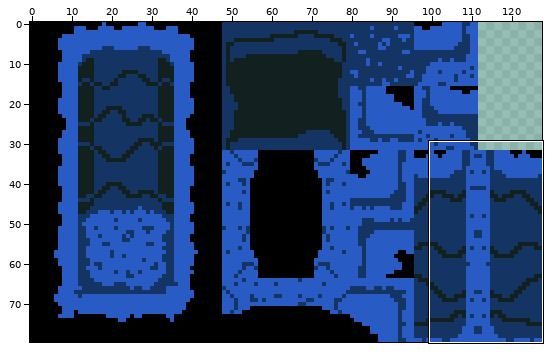
File history of a pixel-art file, assets/tilesets/blue.aseprite. The picture above shows the old version from afar; the outline marks the close-up.
Close-up. Before:
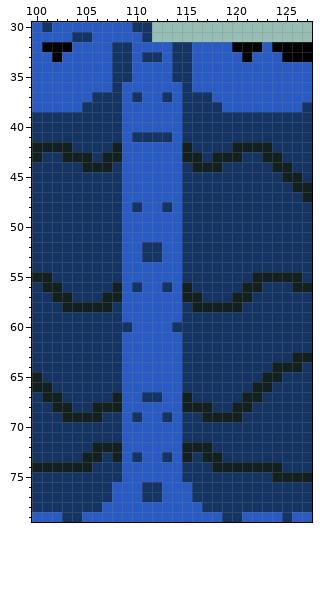
128x80 pixels, 1 frame. Shown: x 100..127, y 30..79.
The same view after the edit:
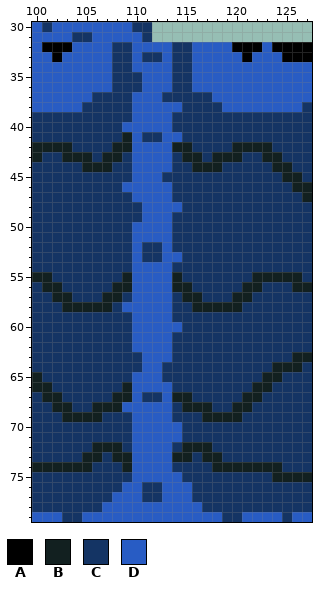
Palette (. is transparent): A #000000  B #122020  C #143464  D #285cc4
What changed:
y 35: x 110 D -> C
y 36: x 109..110 DD -> CC; x 114 D -> C
y 37: x 109..110 DC -> CD; x 114 D -> C
y 38: x 109 D -> C
y 39: x 109 D -> C; x 114 D -> C
y 40: x 114 D -> C
y 41: x 109..110 DC -> BD; x 113 C -> D
y 42: x 109 D -> B; x 114 D -> B
y 43..44: x 109 D -> C; x 114 D -> C
y 45: x 109 D -> C; x 113..114 DD -> CC
y 46: x 114 D -> C
y 47: x 109 D -> C; x 114 D -> C
y 48: x 109 D -> C; x 113 C -> D
y 49: x 109..110 DD -> CC; x 114 D -> C
y 50..52: x 109 D -> C; x 114 D -> C
y 53: x 109 D -> C
y 54: x 109 D -> C; x 114 D -> C
y 55: x 109 D -> B; x 114 D -> B
y 56: x 109..110 DC -> BD; x 113..114 CD -> DB
y 57: x 109 D -> C; x 114 D -> C
y 58: x 114 D -> C
y 59: x 109 D -> C; x 114 D -> C
y 60: x 114 C -> D
y 61..62: x 109 D -> C; x 114 D -> C
y 63: x 109..110 DD -> CC; x 114 D -> C
y 64: x 109..110 DD -> CC; x 113..114 DD -> CC
y 65: x 109 D -> C; x 113..114 DD -> CC
y 66: x 109 D -> B; x 114 D -> C
y 67: x 109 D -> B; x 114 D -> B
y 68: x 114 D -> C
y 69: x 109..110 DC -> CD; x 113..114 CD -> DC
y 70..71: x 109 D -> C
y 72: x 109 D -> C; x 114 D -> C
y 73: x 109..110 DC -> BD; x 113..114 CD -> DB
y 74: x 109 D -> B; x 114 D -> C
y 75: x 109 D -> C
y 76: x 108 D -> C
Where, in picture pixels (left, top, right, bottom), the same in both close-ups:
changed: (112, 72, 182, 492)
